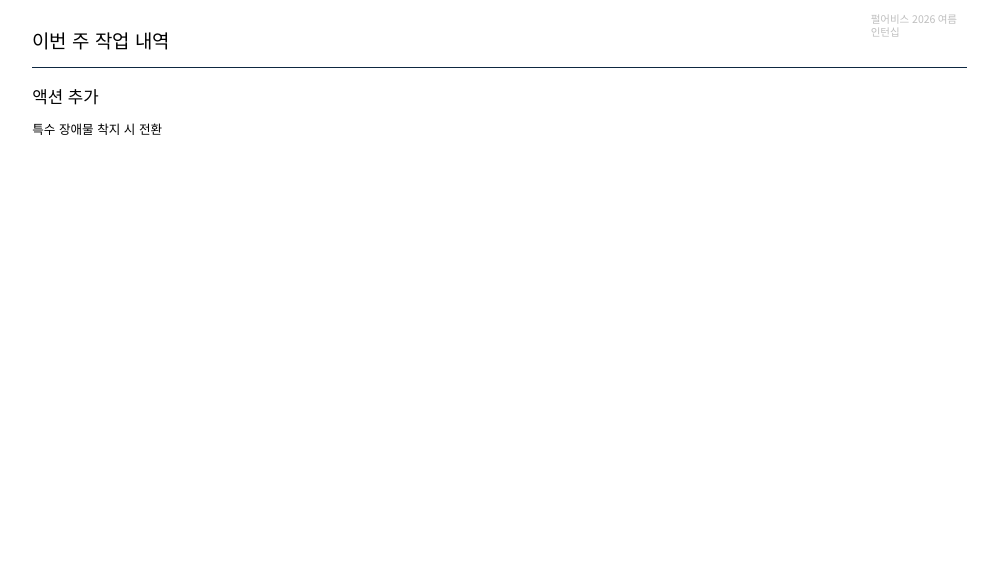
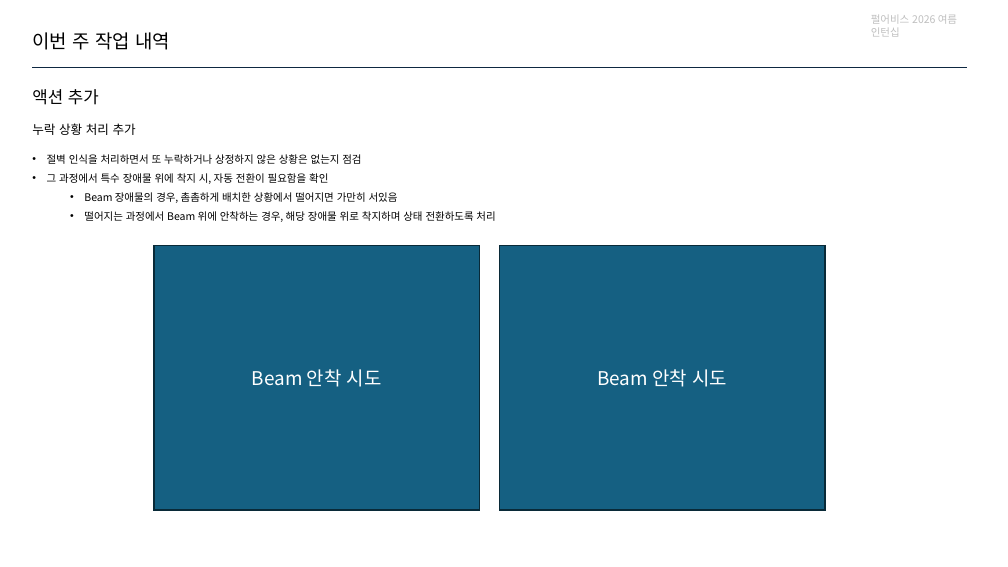
Before and after one commit to jhk0701/PA26-Character-Animation-Parkour, a slide deck: slide 11 of PPT/week7.pptx (slide 7 before the commit). Drawn at 1008x567 pixels with LibreOffice and Linux fonts; fonts in the diff are those of the drawing. Boxes give left, top, right and bottom in pixels: in the first picture for what was removed or moved away, otherwise in the second. Text is boxed around its words. In the diff, an @@ line names an element or a change of style, - is before the commit and + after.

```diff
--- a/PPT/week7.pptx
+++ b/PPT/week7.pptx
@@ text at <box>32,123,136,135</box>: text changed @@
-특수 장애물 착지 시 전환
+누락 상황 처리 추가
@@ text added at <box>47,154,495,222</box>, 10 pt, text #000000 @@
+• 절벽 인식을 처리하면서 또 누락하거나 상정하지 않은 상황은 없는지 점검
+• 그 과정에서 특수 장애물 위에 착지 시, 자동 전환이 필요함을 확인
+  • Beam 장애물의 경우, 촘촘하게 배치한 상황에서 떨어지면 가만히 서있음
+  • 떨어지는 과정에서 Beam 위에 안착하는 경우, 해당 장애물 위로 착지하며 상태 전환하도록 처리
@@ rectangle added at <box>154,246,480,510</box>, fill #156082, outline #092A39 1.5 pt, 18 pt, text #FFFFFF @@
+Beam 안착 시도
@@ rectangle added at <box>500,246,826,510</box>, fill #156082, outline #092A39 1.5 pt, 18 pt, text #FFFFFF @@
+Beam 안착 시도
```
Also in this commit, not shown: 6 other slides changed, 3 slides added, 8 other files.
